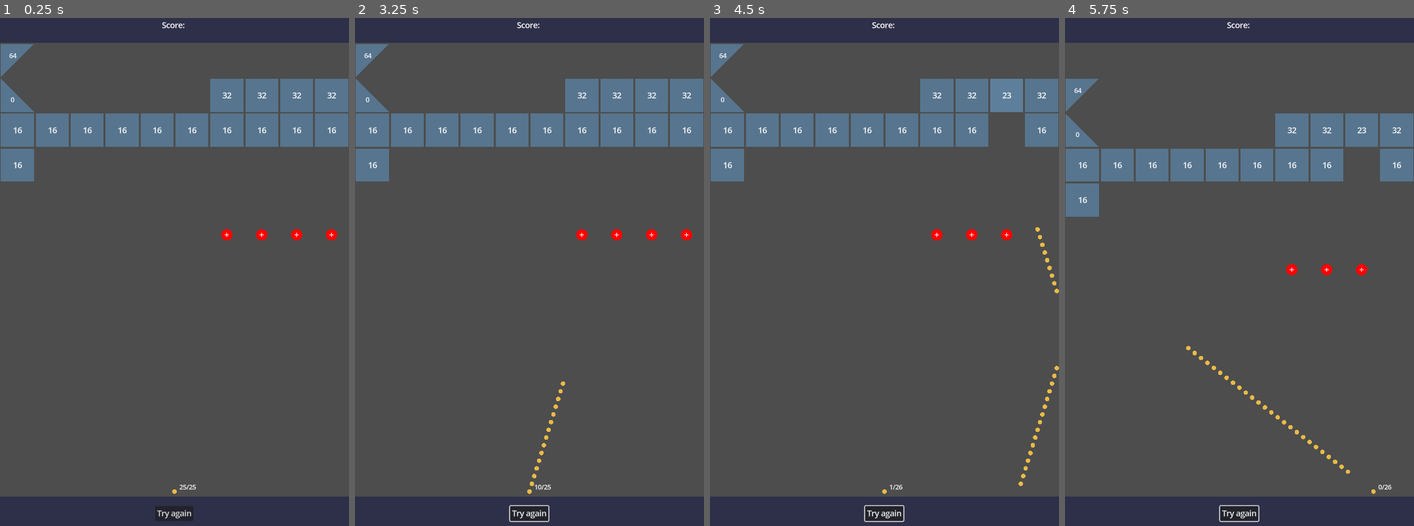
Above: before the commit, frames 1-4 (left to right).
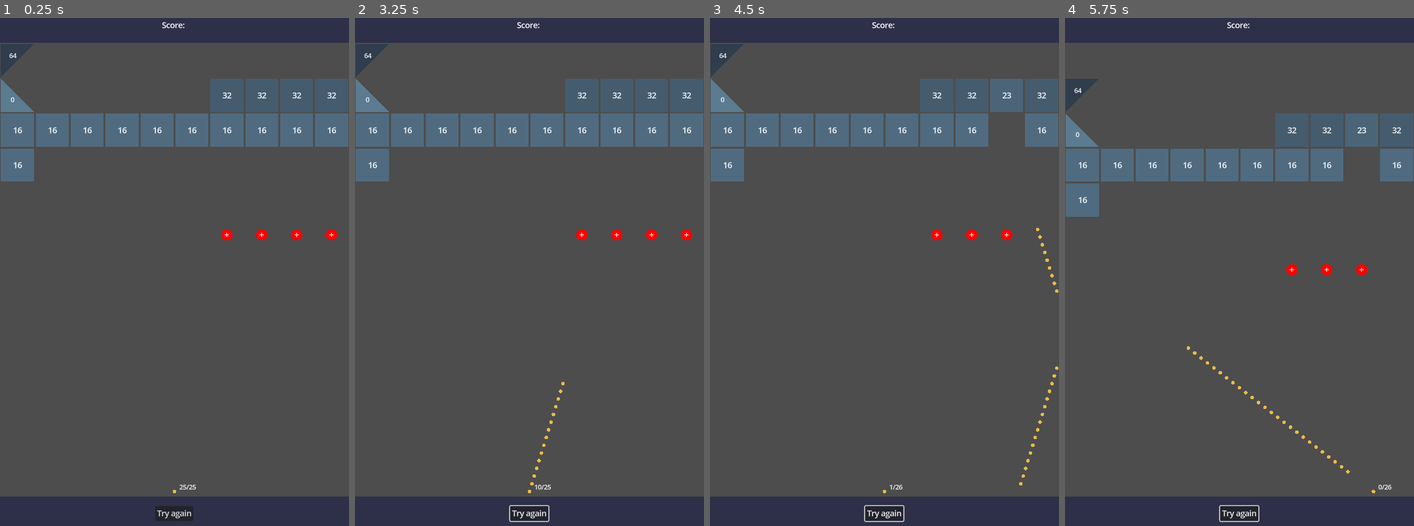
Above: after the commit, the same moments.

Repository: MichalHrbek/wallsnballs
Game: Godot game, scene res://scenes/main.tscn
The game is run twice, just before and just after one commit, with the same random seed, the same clock (stepped at 60 frames per second) and the same inputs.
Inputs (mouse positions are in pixels of both pictures, inside the frame that each line leads up to):
- Up to frame 1 (0.25 s): no input
- Up to frame 2 (3.25 s): click "Try again" at 0.5 s; click "Try again" at 1.25 s; click "Try again" at 2 s; tap Enter at 2.75 s; move the mouse to (606, 241) at 2.77 s; click (606, 241) at 2.92 s
- Up to frame 3 (4.5 s): move the mouse to (814, 297) at 3.52 s; click (814, 297) at 3.67 s; move the mouse to (919, 155) at 4.27 s; click (919, 155) at 4.42 s
- Up to frame 4 (5.75 s): move the mouse to (1222, 373) at 5.02 s; click (1222, 373) at 5.17 s

The runs differ from the first frame. In frame 1, 2.7% of the frame differs, in the area x 0-100%, y 5-94%; in frame 2, 2.8%; in frame 3, 2.8%; in frame 4, 2.2%.

Commit message:
Color schemes

Diff:
--- /dev/null
+++ b/assets/color_scheme_default.tres
@@ -0,0 +1,8 @@
+[gd_resource type="Resource" script_class="ColorSchemeLinear" load_steps=2 format=3 uid="uid://bjc2fx6lu4mqf"]
+
+[ext_resource type="Script" path="res://scripts/resources/color_scheme_linear.gd" id="1_xsuwn"]
+
+[resource]
+script = ExtResource("1_xsuwn")
+color_max = Color(0.188235, 0.243137, 0.301961, 1)
+color_zero = Color(0.356863, 0.482353, 0.568627, 1)
--- a/scenes/balls/ball_spawner.tscn
+++ b/scenes/balls/ball_spawner.tscn
@@ -11,7 +11,7 @@
 
 [node name="StartBall" parent="." node_paths=PackedStringArray("sender") instance=ExtResource("2_ntamy")]
 modulate = Color(0.913725, 0.729412, 0.27451, 1)
-scale = Vector2(0.15, 0.15)
+scale = Vector2(0.12, 0.12)
 sender = NodePath("..")
 
 [node name="Line2D" type="Line2D" parent="."]
--- a/scenes/main.tscn
+++ b/scenes/main.tscn
@@ -1,9 +1,10 @@
-[gd_scene load_steps=12 format=3 uid="uid://cxstx0n0efcxm"]
+[gd_scene load_steps=13 format=3 uid="uid://cxstx0n0efcxm"]
 
 [ext_resource type="Script" path="res://scripts/level.gd" id="1_7f4c8"]
-[ext_resource type="Script" path="res://resources/level_res.gd" id="2_1frv6"]
-[ext_resource type="Script" path="res://resources/wall_res.gd" id="3_dg4ad"]
+[ext_resource type="Script" path="res://scripts/resources/level_res.gd" id="2_1frv6"]
+[ext_resource type="Script" path="res://scripts/resources/wall_res.gd" id="3_dg4ad"]
 [ext_resource type="PackedScene" uid="uid://udh5o1p8l33m" path="res://scenes/balls/ball_spawner.tscn" id="4_125qf"]
+[ext_resource type="Resource" uid="uid://bjc2fx6lu4mqf" path="res://assets/color_scheme_default.tres" id="5_25dla"]
 [ext_resource type="PackedScene" uid="uid://c4a2uigga1pqs" path="res://scenes/walls/wall_barrier.tscn" id="5_t88ek"]
 
 [sub_resource type="Resource" id="Resource_d1m8a"]
@@ -110,6 +111,7 @@
 lvl = SubResource("Resource_d0c8n")
 ball_spawner = NodePath("../BallSpawner")
 screen_size = Vector2(720, 936)
+color_scheme = ExtResource("5_25dla")
 
 [node name="Walls" type="Node2D" parent="GameLayer/VBoxContainer/HBoxContainer/GameArea/Game/Level"]
 
--- a/scripts/level.gd
+++ b/scripts/level.gd
@@ -5,6 +5,7 @@
 @export var lvl: LevelRes
 @export var ball_spawner: BallSpawner
 @export var screen_size: Vector2
+@export var color_scheme: ColorScheme
 var walls: Array[Wall] = []
 
 const _wall_scenes = {
@@ -35,14 +36,19 @@
 					node.orientation = wall_res.orientation
 					walls[index] = node
 					node.destroyed.connect(_on_wall_destroyed.bind(node,index))
+	color_scheme.on_round_over(self)
+	for i in walls:
+		if i:
+			i.on_round_over()
 
 func _on_wall_destroyed(_wall: Wall, index: int):
 	walls[index] = null
 
 func next_round():
+	color_scheme.on_round_over(self)
 	for i in walls:
 		if i:
-			i.round_end()
+			i.on_round_over()
 	var tween = get_tree().create_tween()
 	tween.tween_property(_walls_group, "position", _walls_group.position+Vector2(0,Wall.SIZE), _slide_duration)
 	round_ended.emit()
--- /dev/null
+++ b/scripts/resources/color_scheme.gd
@@ -0,0 +1,7 @@
+class_name ColorScheme extends Resource
+
+func on_round_over(level: Level):
+	pass
+
+func get_color(wall: Wall) -> Color:
+	return Color.BLACK
--- /dev/null
+++ b/scripts/resources/color_scheme_linear.gd
@@ -0,0 +1,16 @@
+class_name ColorSchemeLinear extends ColorScheme
+
+@export var color_max = Color.BLACK
+@export var color_zero = Color.WHITE
+var _max_health: int = 1
+
+func on_round_over(level: Level):
+	var t = 1
+	for i in level.walls:
+		if i:
+			t = max(t, i.health)
+	_max_health = t
+
+func get_color(wall: Wall) -> Color:
+	var t = float(wall.health) / _max_health
+	return color_max * t + color_zero * (1-t)
--- a/scripts/walls/wall.gd
+++ b/scripts/walls/wall.gd
@@ -16,7 +16,7 @@
 		return true
 	return false
 
-func round_end():
+func on_round_over():
 	pass
 
 func destroy():
--- a/scripts/walls/wall_default.gd
+++ b/scripts/walls/wall_default.gd
@@ -2,6 +2,8 @@
 
 @onready var _label: Label = $Label
 @onready var _anim: AnimationPlayer = $AnimationPlayer
+@onready var _polygon: Polygon2D = $Polygon2D
+
 
 func hit(_source) -> bool:
 	health -= 1
@@ -13,8 +15,8 @@
 		return true
 	return false
 
-func round_end():
-	pass
+func on_round_over():
+	_polygon.color = level.color_scheme.get_color(self)
 
 func _update_health():
 	_label.text = str(health)
--- a/scripts/walls/wall_laser.gd
+++ b/scripts/walls/wall_laser.gd
@@ -8,6 +8,6 @@
 		#LASERRR
 	return false
 
-func round_end():
+func on_round_over():
 	if _got_hit:
 		destroy()
Renamed: resources/level_res.gd -> scripts/resources/level_res.gd
Renamed: resources/wall_res.gd -> scripts/resources/wall_res.gd
